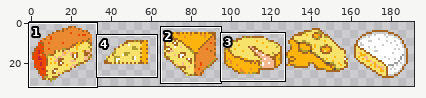
Edited in one commit: sprite sheet (scenes/items/assets/cheese.png). Above: a wide view before the commit, with the close-up outlined.
Close-up. As it was:
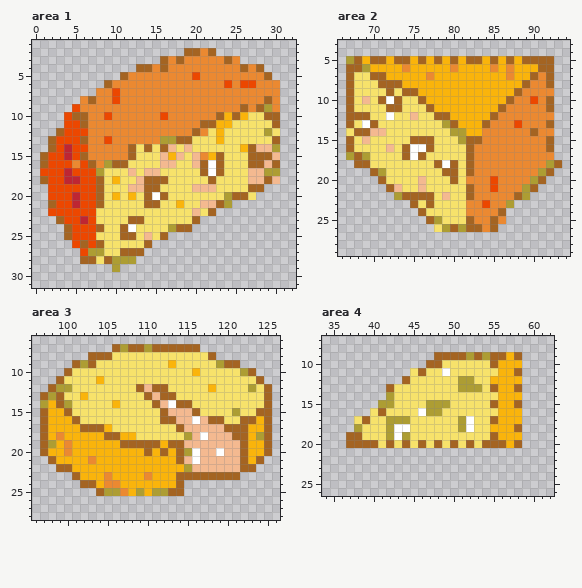
The file is 192x32 pixels. Shown: area 1: x 0..32, y 1..31; area 2: x 66..94, y 3..29; area 3: x 96..126, y 6..28; area 4: x 34..62, y 7..26. The commit also changed other parts of the picture, which this record leaves out.
The result:
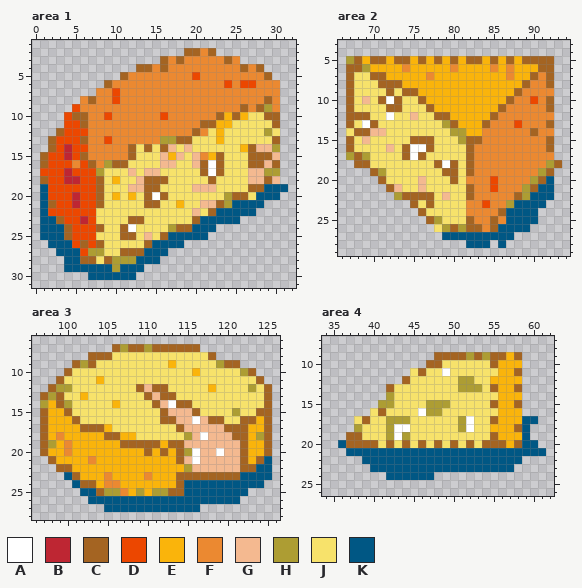
Palette (. is transparent): A #ffffff  B #be2633  C #a46422  D #ec4700  E #fab40b  F #eb8931  G #f4b990  H #ad9d33  J #f7e26b  K #005784
Edits made:
Area 1:
y 19: x 1 . -> K; x 29..31 ... -> KKK
y 20: x 1 . -> K; x 28..30 ... -> KKK
y 21: x 1 . -> K; x 25..28 .... -> KKKK
y 22: x 1 . -> K; x 23..27 ..... -> KKKKK
y 23: x 1..2 .. -> KK; x 21..25 ..... -> KKKKK
y 24: x 1..3 ... -> KKK; x 20..22 ... -> KKK
y 25: x 1..3 ... -> KKK; x 17..21 ..... -> KKKKK
y 26: x 2..4 ... -> KKK; x 15..18 .... -> KKKK
y 27: x 3..5 ... -> KKK; x 14..16 ... -> KKK
y 28: x 4..5 .. -> KK; x 13..15 ... -> KKK
y 29: x 4..9 ...... -> KKKKKK; x 11..13 ... -> KKK
y 30: x 7..12 ...... -> KKKKKK
Area 2:
y 20: x 92 . -> K
y 21: x 91..92 .. -> KK
y 22: x 90..92 ... -> KKK
y 23: x 88..91 .... -> KKKK
y 24..25: x 87..90 .... -> KKKK
y 26: x 86..89 .... -> KKKK
y 27: x 79..87 ......... -> KKKKKKKKK
y 28: x 82..84 ... -> KKK; x 86 . -> K
Area 3:
y 21: x 125 . -> K
y 22: x 124..125 .. -> KK
y 23: x 100 . -> K; x 122..125 .... -> KKKK
y 24: x 101 . -> K; x 115..124 .......... -> KKKKKKKKKK
y 25: x 102..103 .. -> KK; x 115..122 ........ -> KKKKKKKK
y 26: x 103..121 ................... -> KKKKKKKKKKKKKKKKKKK
y 27: x 105..116 ............ -> KKKKKKKKKKKK
Area 4:
y 17: x 59..60 .. -> KK
y 18..19: x 59 . -> K
y 20: x 36 . -> K; x 59..60 .. -> KK
y 21: x 37..61 ......................... -> KKKKKKKKKKKKKKKKKKKKKKKKK
y 22: x 39..58 .................... -> KKKKKKKKKKKKKKKKKKKK
y 23: x 40..57 .................. -> KKKKKKKKKKKKKKKKKK
y 24: x 42..47 ...... -> KKKKKK
Pixel boxes of the changes (left, top, right, bottom) in both close-ups:
added: (40, 184, 288, 280)
added: (442, 176, 554, 248)
added: (64, 456, 272, 512)
added: (338, 416, 546, 480)
